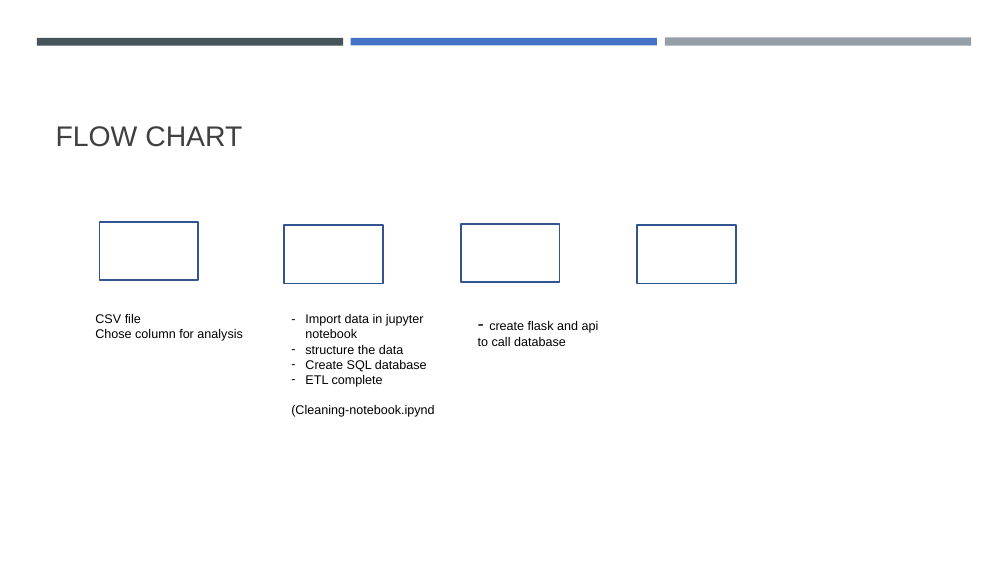
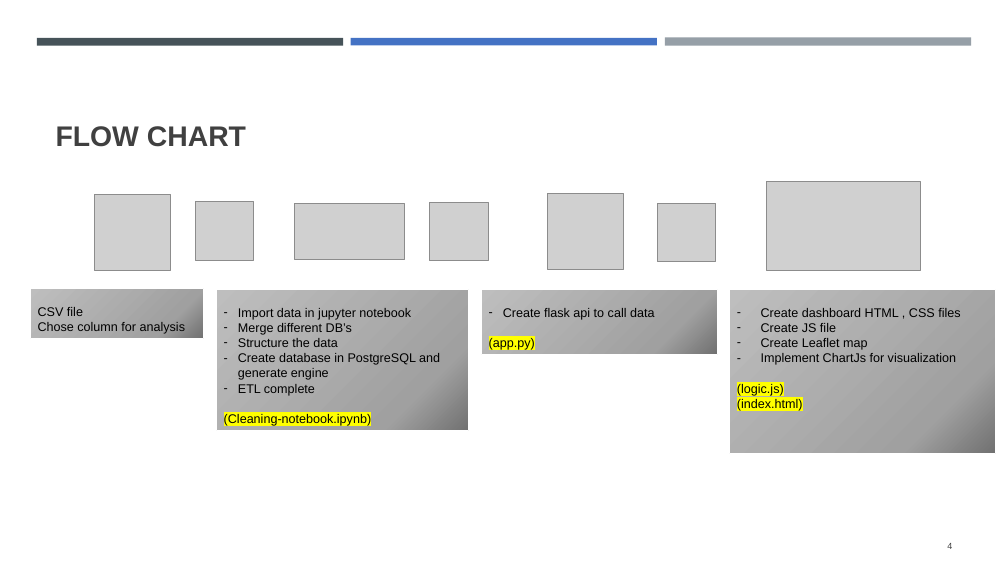
Before and after one commit to MohanPanga/IMDb-Movies-, a slide deck: slide 4 of Movie Guru.pptx (slide 3 before the commit). Drawn at 1008x567 pixels with LibreOffice and Linux fonts; fonts in the diff are those of the drawing; grey boxes stand for pictures. Boxes give left, top, right and bottom in pixels: in the first picture for what was removed or moved away, otherwise in the second. Text is boxed around its words. In the diff, an @@ line names an element or a change of style, - is before the commit and + after.

Commit message:
presentation

```diff
--- a/Movie Guru.pptx
+++ b/Movie Guru.pptx
@@ title "FLOW CHART" at (x1=56, y1=126, x2=246, y2=147): bold on @@
@@ picture added at (x1=95, y1=194, x2=170, y2=270) @@
@@ picture added at (x1=195, y1=201, x2=253, y2=259) @@
@@ picture added at (x1=294, y1=204, x2=405, y2=259) @@
@@ picture added at (x1=430, y1=203, x2=488, y2=261) @@
@@ picture added at (x1=548, y1=194, x2=624, y2=269) @@
@@ picture added at (x1=657, y1=203, x2=715, y2=262) @@
@@ picture added at (x1=767, y1=182, x2=920, y2=271) @@
@@ rectangle removed at (x1=100, y1=222, x2=199, y2=280) @@
@@ rectangle removed at (x1=284, y1=225, x2=383, y2=284) @@
@@ rectangle removed at (x1=461, y1=224, x2=560, y2=282) @@
@@ rectangle removed at (x1=637, y1=225, x2=737, y2=284) @@
@@ rectangle "CSV file" resized from (x1=95, y1=314, x2=242, y2=341) to (x1=30, y1=289, x2=204, y2=339) @@
@@ rectangle "Import data in jupyter notebook" resized from (x1=291, y1=314, x2=434, y2=417) to (x1=216, y1=290, x2=469, y2=431) @@
@@ fill none to gradient #717171 to #A1A1A1 to #BFBFBF; outline none to #FFFFFF 1 pt in 3 elements at (x1=30, y1=289, x2=204, y2=339), (x1=216, y1=290, x2=469, y2=431), (x1=482, y1=290, x2=718, y2=355) @@
@@ rectangle "Create flask api to call ..." resized from (x1=478, y1=321, x2=599, y2=346) to (x1=482, y1=290, x2=718, y2=355) @@
@@ rectangle added at (x1=730, y1=290, x2=995, y2=454), fill gradient #717171 to #A1A1A1 to #BFBFBF, outline #FFFFFF 1 pt, 12 pt, text #000000 @@
+– Create dashboard HTML , CSS files
+– Create JS file
+– Create Leaflet map
+– Implement ChartJs for visualization
+(logic.js)
+(index.html)
@@ text in rectangle at (x1=238, y1=323, x2=440, y2=380): text changed @@
-– structure the data
-– Create SQL database
+– Merge different DB’s
+– Structure the data
+– Create database in PostgreSQL and generate engine
@@ text in rectangle at (x1=489, y1=308, x2=654, y2=350): text changed @@
-- create flask and api to call database
+– Create flask api to call data
+(app.py)
@@ text in rectangle at (x1=224, y1=414, x2=371, y2=426): text changed @@
-(Cleaning-notebook.ipynd
+(Cleaning-notebook.ipynb)
@@ page number added at (x1=947, y1=543, x2=952, y2=549), 8.5 pt, text #404040 @@
+4
```
Also in this commit, not shown: 3 other slides changed, 3 slides added, 3 slides removed.
